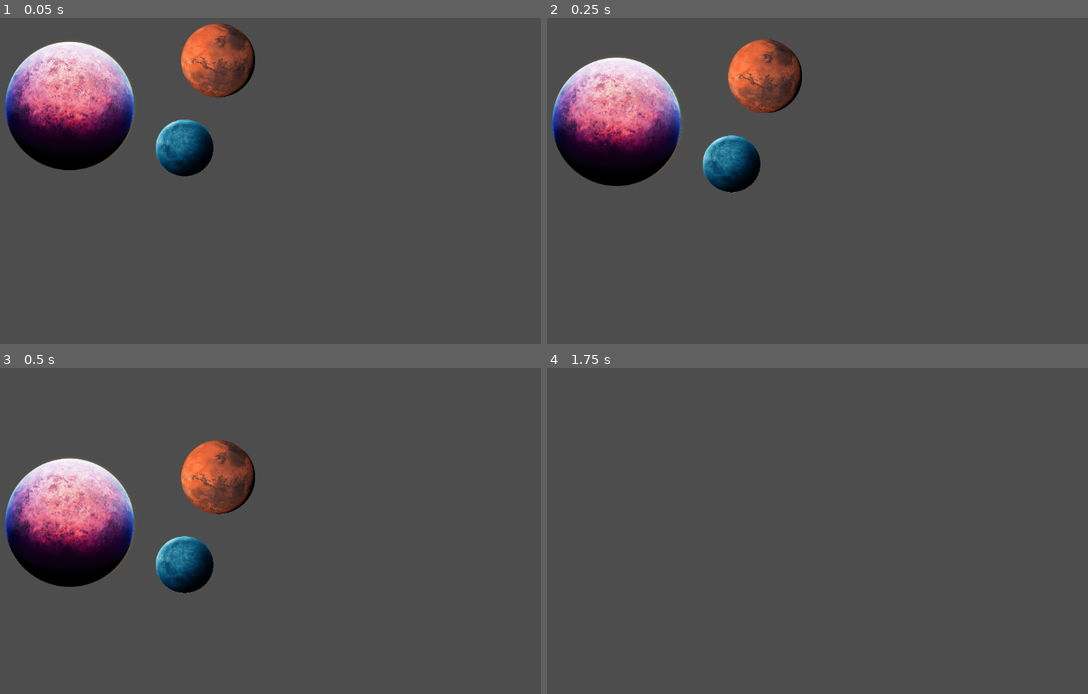
Above: before the commit, frames 1-4 (two rows, left to right).
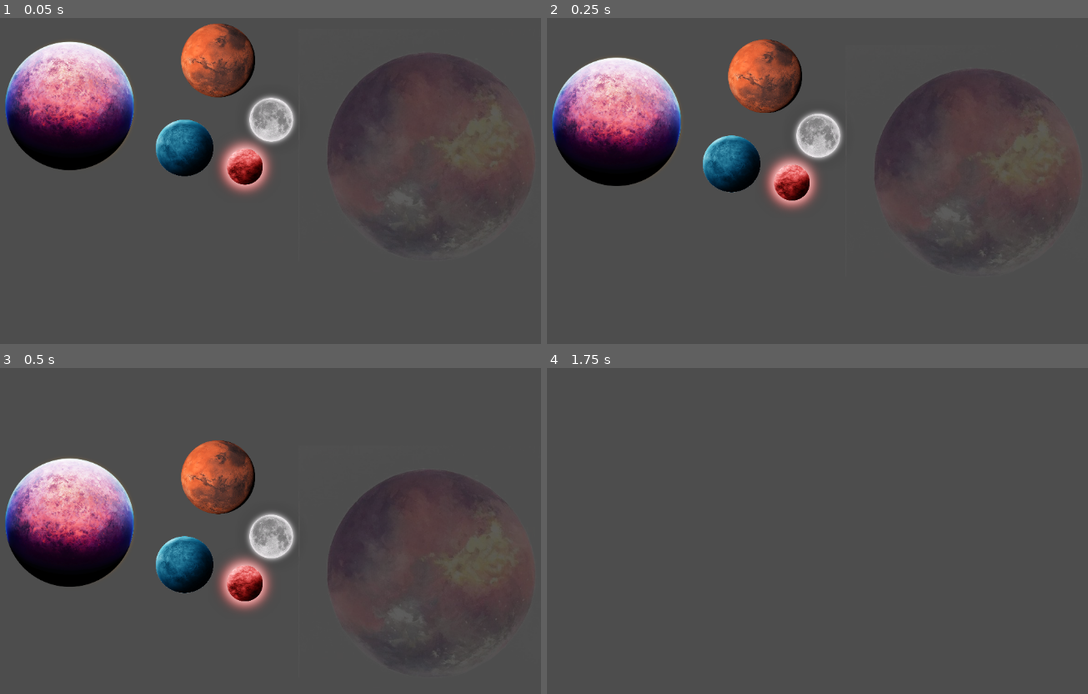
Above: after the commit, the same moments.

Repository: 6thAce/marbel-merger
Game: Godot game, scene res://main.tscn
Two runs of this game, one before a commit and one after it. Both use one fixed random seed, a clock stepped at 60 frames per second and the inputs below.
Inputs:
- Up to frame 1 (0.05 s): no input
- Up to frame 2 (0.25 s): no input
- Up to frame 3 (0.5 s): no input
- Up to frame 4 (1.75 s): no input

The runs differ from the first frame. In frame 1, 5.3% of the frame differs, in the area x 40-95%, y 11-69%; in frame 2, 5.3%, in the area x 40-91%, y 16-74%; in frame 3, 5.3%; in frame 4, nothing differs.

Commit message:
2 more added

Diff:
--- a/ball.tscn
+++ b/ball.tscn
@@ -3,7 +3,7 @@
 [ext_resource type="Texture2D" uid="uid://x63ub6f3gtn" path="res://Planet/pngwing.com (1).png" id="1_x8fbi"]
 
 [sub_resource type="CircleShape2D" id="CircleShape2D_41u45"]
-radius = 50.08992
+radius = 50.039986
 
 [node name="ball" type="RigidBody2D"]
 
--- /dev/null
+++ b/ball0.tscn
@@ -0,0 +1,15 @@
+[gd_scene load_steps=3 format=3 uid="uid://dem7sn5vpcpx0"]
+
+[ext_resource type="Texture2D" uid="uid://iiv7wscammqe" path="res://Planet/pngwing.com (7).png" id="1_aufaw"]
+
+[sub_resource type="CircleShape2D" id="CircleShape2D_aufaw"]
+radius = 33.01515
+
+[node name="ball" type="RigidBody2D"]
+
+[node name="Sprite2D" type="Sprite2D" parent="."]
+scale = Vector2(0.25, 0.25)
+texture = ExtResource("1_aufaw")
+
+[node name="CollisionShape2D" type="CollisionShape2D" parent="."]
+shape = SubResource("CircleShape2D_aufaw")
--- /dev/null
+++ b/ball1.tscn
@@ -0,0 +1,15 @@
+[gd_scene load_steps=3 format=3 uid="uid://dn0bkncduyfsg"]
+
+[ext_resource type="Texture2D" uid="uid://b17tl20ipyl2r" path="res://Planet/pngwing.com (6).png" id="1_3203s"]
+
+[sub_resource type="CircleShape2D" id="CircleShape2D_5jjlg"]
+radius = 38.052597
+
+[node name="ball" type="RigidBody2D"]
+
+[node name="Sprite2D" type="Sprite2D" parent="."]
+scale = Vector2(0.25, 0.25)
+texture = ExtResource("1_3203s")
+
+[node name="CollisionShape2D" type="CollisionShape2D" parent="."]
+shape = SubResource("CircleShape2D_5jjlg")
--- /dev/null
+++ b/ball4.tscn
@@ -0,0 +1,16 @@
+[gd_scene load_steps=3 format=3 uid="uid://b6gpitykrcbhg"]
+
+[ext_resource type="Texture2D" uid="uid://btejto8hc3tdn" path="res://Planet/pngwing.com (4).png" id="1_vhg11"]
+
+[sub_resource type="CircleShape2D" id="CircleShape2D_s1pa7"]
+radius = 182.00275
+
+[node name="ball" type="RigidBody2D"]
+
+[node name="Sprite2D" type="Sprite2D" parent="."]
+modulate = Color(0.37036446, 0.3703645, 0.37036446, 1)
+scale = Vector2(0.8, 0.8)
+texture = ExtResource("1_vhg11")
+
+[node name="CollisionShape2D" type="CollisionShape2D" parent="."]
+shape = SubResource("CircleShape2D_s1pa7")
--- a/main.tscn
+++ b/main.tscn
@@ -1,8 +1,11 @@
-[gd_scene load_steps=4 format=3 uid="uid://cc6lrqdv51sht"]
+[gd_scene load_steps=7 format=3 uid="uid://cc6lrqdv51sht"]
 
 [ext_resource type="PackedScene" uid="uid://dlypir5dynwuy" path="res://ball.tscn" id="1_ig7tw"]
 [ext_resource type="PackedScene" uid="uid://da3f7w6w23chk" path="res://ball3.tscn" id="2_0xm2m"]
 [ext_resource type="PackedScene" uid="uid://dmh855alp8erh" path="res://ball2.tscn" id="3_h2yge"]
+[ext_resource type="PackedScene" uid="uid://dn0bkncduyfsg" path="res://ball1.tscn" id="4_1bvp3"]
+[ext_resource type="PackedScene" uid="uid://dem7sn5vpcpx0" path="res://ball0.tscn" id="5_lquwl"]
+[ext_resource type="PackedScene" uid="uid://b6gpitykrcbhg" path="res://ball4.tscn" id="6_7mycd"]
 
 [node name="Main" type="Node2D"]
 position = Vector2(-32, -28)
@@ -15,3 +18,12 @@
 
 [node name="ball3" parent="." instance=ExtResource("3_h2yge")]
 position = Vector2(529, 183)
+
+[node name="ball4" parent="." instance=ExtResource("4_1bvp3")]
+position = Vector2(621, 286)
+
+[node name="ball5" parent="." instance=ExtResource("5_lquwl")]
+position = Vector2(575, 367)
+
+[node name="ball6" parent="." instance=ExtResource("6_7mycd")]
+position = Vector2(894, 354)
